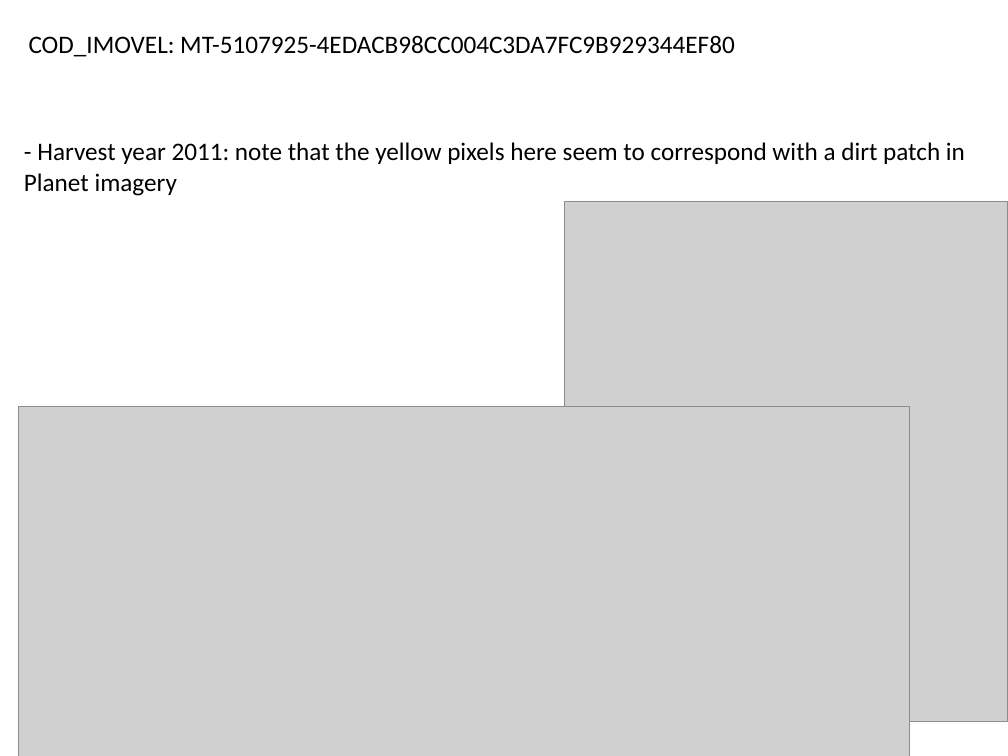
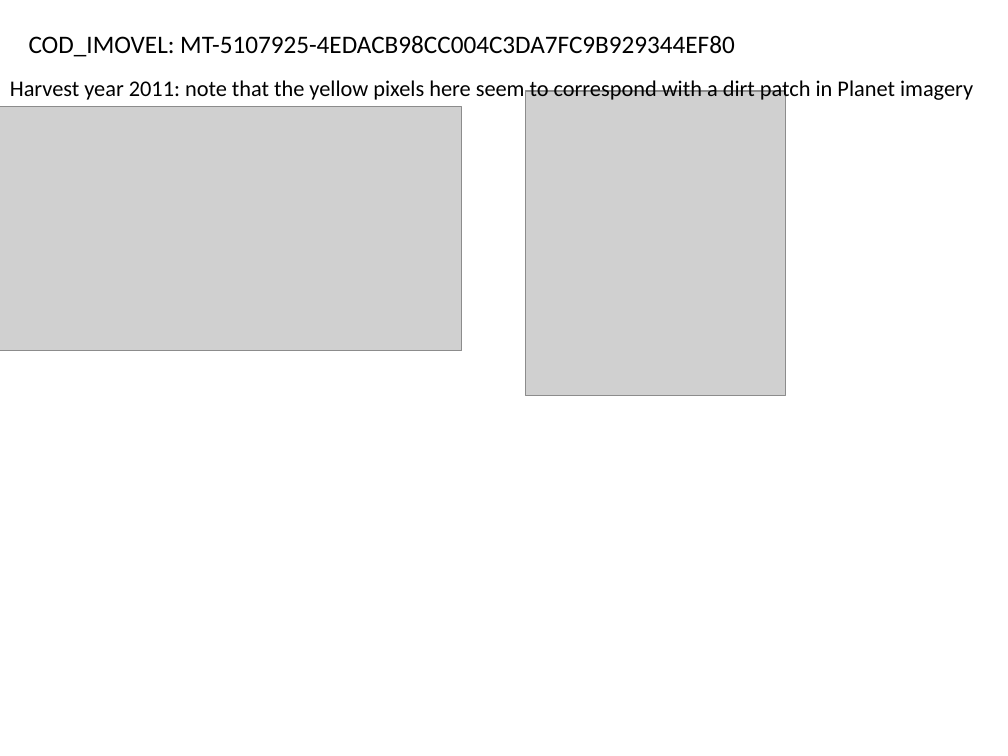
Before and after one commit to minghui-zhang/Meeting, a slide deck: slide 8 of January 4 2018.pptx (slide 9 before the commit). Drawn at 1008x756 pixels with LibreOffice and Linux fonts; fonts in the diff are those of the drawing; grey boxes stand for pictures. Boxes give left, top, right and bottom in pixels: in the first picture for what was removed or moved away, otherwise in the second. Text is boxed around its words. In the diff, an @@ line names an element or a change of style, - is before the commit and + after.

```diff
--- a/January 4 2018.pptx
+++ b/January 4 2018.pptx
@@ text at [10, 78, 973, 103]: text changed; size 18 to 16 pt @@
-- Harvest year 2011: note that the yellow pixels here seem to correspond with a dirt patch in Planet imagery
+Harvest year 2011: note that the yellow pixels here seem to correspond with a dirt patch in Planet imagery
@@ picture: place and size @@
-picture at [19, 406, 909, 756]
+picture at [0, 107, 462, 351]
@@ picture: place and size @@
-picture at [564, 202, 1008, 721]
+picture at [525, 91, 785, 395]
```
Also in this commit, not shown: 13 other slides changed, 4 slides added, 2 slides removed.
